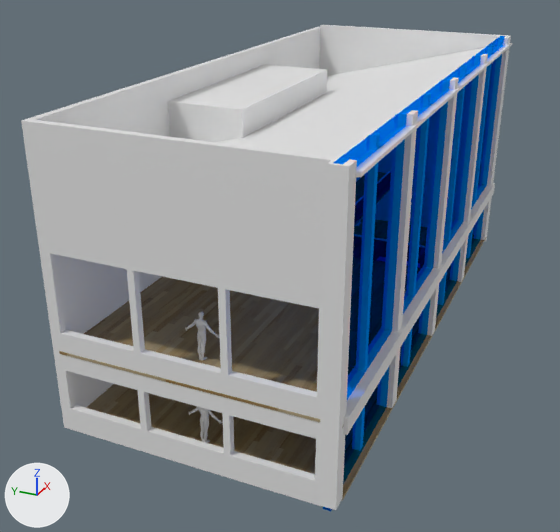
An edit to the Blender file CoolApartment001.blend, drawn before and after from the same camera.
The view is the same before and after, from a 50 mm camera at (-31.3, -12.4, 17.2) aimed at (-2.3, 0.6, 2.7). Arrows for +X, +Y and +Z are at lower left; the lights stay in place.

The older version as bpy lines, for what is in view:
```python
me_cube_003 = bpy.data.meshes.new('Cube.003')
me_cube_003.from_pydata(...)  # a box spanning x -4.71..-1.21, y 1.16..4.51, z -0.06..10.22
me_cube_007 = bpy.data.meshes.new('Cube.007')
me_cube_007.from_pydata(...)  # 24 vertices, 18 faces; spans x -12.8..11.9, y -6.2..4.5, z -0.2..3.0
me_cube_007.materials.append(mat_wood)  # picture img_yellowwood_4_diffuse_map_png
me_cube_013 = bpy.data.meshes.new('Cube.013')
me_cube_013.from_pydata(...)  # a box spanning x -0.335..0.0, y 0.0..0.081, z -0.61..0.0
me_cube_013.materials.append(mat_glass)
me_male_character_001 = bpy.data.meshes.new('Male_Character.001')
me_male_character_001.from_pydata(...)  # 852 vertices, 907 faces; spans x -0.03..0.3, y -0.65..0.73, z -0.01..1.82
me_male_character_001.polygons.foreach_set('use_smooth', [True] * 907)
ob_floor_002 = bpy.data.objects.new('Floor.002', me_cube_007)
ob_floor_002.location = (0.0, 0.0, 0.0)
ob_male_character_001 = bpy.data.objects.new('Male_Character.001', me_male_character_001)
ob_male_character_001.location = (-11.85, -0.71, -0.06)
ob_pillarbydoor = bpy.data.objects.new('PillarByDoor', me_cube_003)
ob_pillarbydoor.location = (0.0, 0.0, 0.0)
ob_railing_003 = bpy.data.objects.new('Railing.003', me_cube_013)
ob_railing_003.location = (11.84, -5.95, -0.27)
ob_railing_003.rotation_euler = (1.571, 0.0, 0.0)  # degrees (90, 0, 0)
ob_railing_003.scale = (74.1, 142.0, 0.446)
# also in view: 'Roof' at (-0.3, -0.7, 9.5); 'PillarByDoor.001' at (2.7, 2.8, 5.1); 'Wall.01' at (12.1, -0.8, 5.4); 'Column' at (-0.6, -5.9, 5.6); 'Window Wall Cross Beam' at (-0.4, -5.9, 2.9)
```
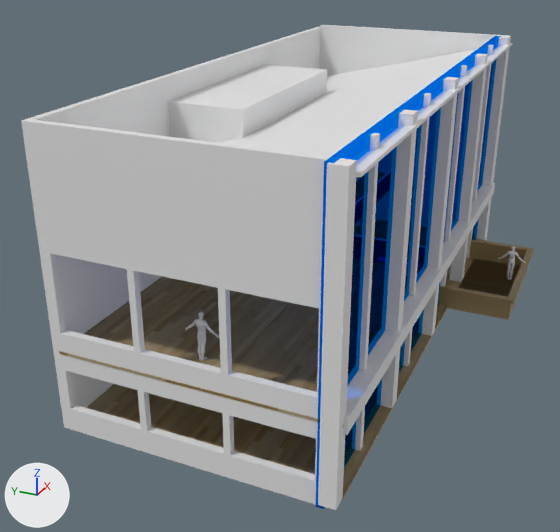
Edits to the scene script, one JSON object a line:
```json
{"block": "me_cube_007", "where": "# used by ob_floor_002; location = (0.0, 0.0, 0.0)"}
{"op": "remove", "block": "me_cube_007", "code": "me_cube_007.from_pydata(...)  # 24 vertices, 18 faces; spans x -12.8..11.9, y -6.2..4.5, z -0.2..3.0"}
{"op": "add", "block": "me_cube_007", "code": "me_cube_007.from_pydata(...)  # 80 vertices, 71 faces; spans x -12.8..11.9, y -9.2..4.5, z -0.2..3.0"}
{"block": "me_cube_007", "change": "me_cube_007 part 1: a new loose piece of 44 vertices spanning x 2.1..8.8, y -9.2..-5.7, z -0.1..0.9, in mat_wood (picture img_yellowwood_4_diffuse_map_png)"}
{"block": "me_cube_007", "change": "me_cube_007 part 2"}
{"block": "me_cube_007", "change": "4 faces are deleted"}
{"block": "me_cube_007", "change": "12 vertices are added at x 2.2..8.6, y -9.0..4.5, z -0.2..-0.1"}
{"block": "me_cube_007", "change": "16 new faces join them"}
{"op": "set", "path": "ob_male_character_001.location", "old": "(-11.85, -0.71, -0.06)", "new": "(6.44, -8.37, -0.06)"}
{"op": "set", "path": "ob_railing_003.location", "old": "(11.84, -5.95, -0.27)", "new": "(11.84, -5.7, -0.27)"}
```

Location of each change, (x1, y1, x2, y2) in pixels of the pictures (560 x 532 px):
```json
{"object": "Floor.002", "change": "reshaped", "before": [59, 238, 486, 501], "after": [59, 238, 534, 501], "on screen": "11% wider"}
{"object": "Railing.003", "change": "moved", "before": [323, 36, 506, 511], "after": [316, 36, 500, 509]}
{"object": "Male_Character.001", "change": "moved", "before": [188, 407, 223, 443], "after": [498, 246, 525, 280]}
{"part": 1, "of": "me_cube_007", "change": "added", "after": [439, 239, 534, 318], "on screen": "brown"}
{"part": 2, "of": "me_cube_007", "change": "built on", "before": [86, 238, 486, 501], "after": [86, 238, 529, 501]}
{"object": "Column.Smaller", "change": "unchanged, uncovered by the edit", "before": [367, 45, 488, 137], "after": [355, 45, 493, 451]}
```
